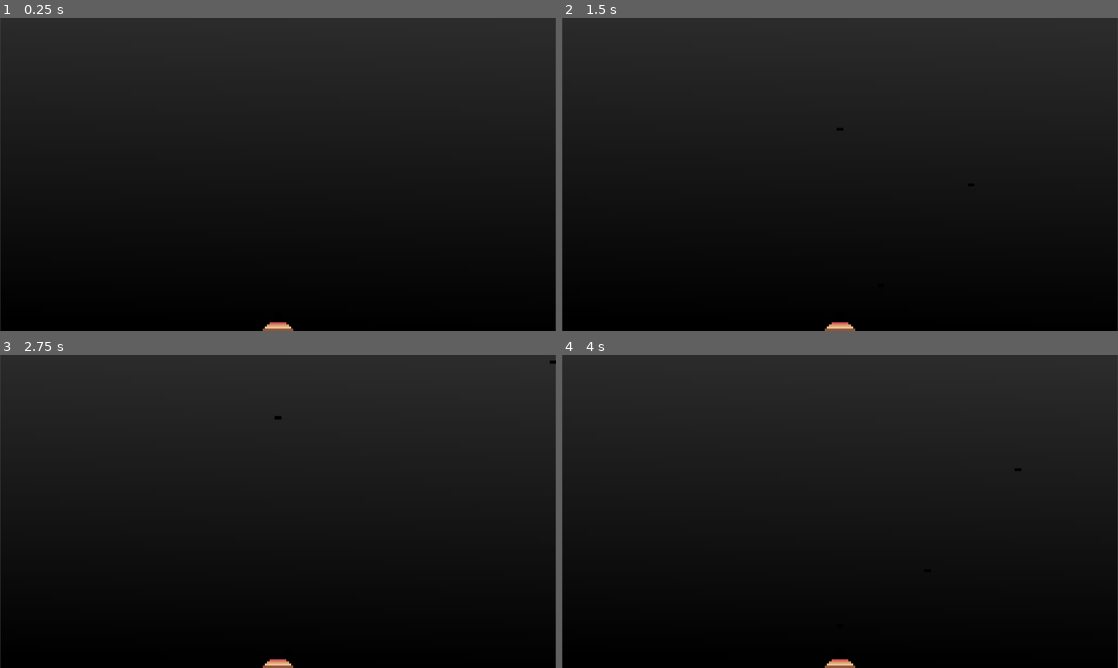
Above: before the commit, frames 1-4 (two rows, left to right).
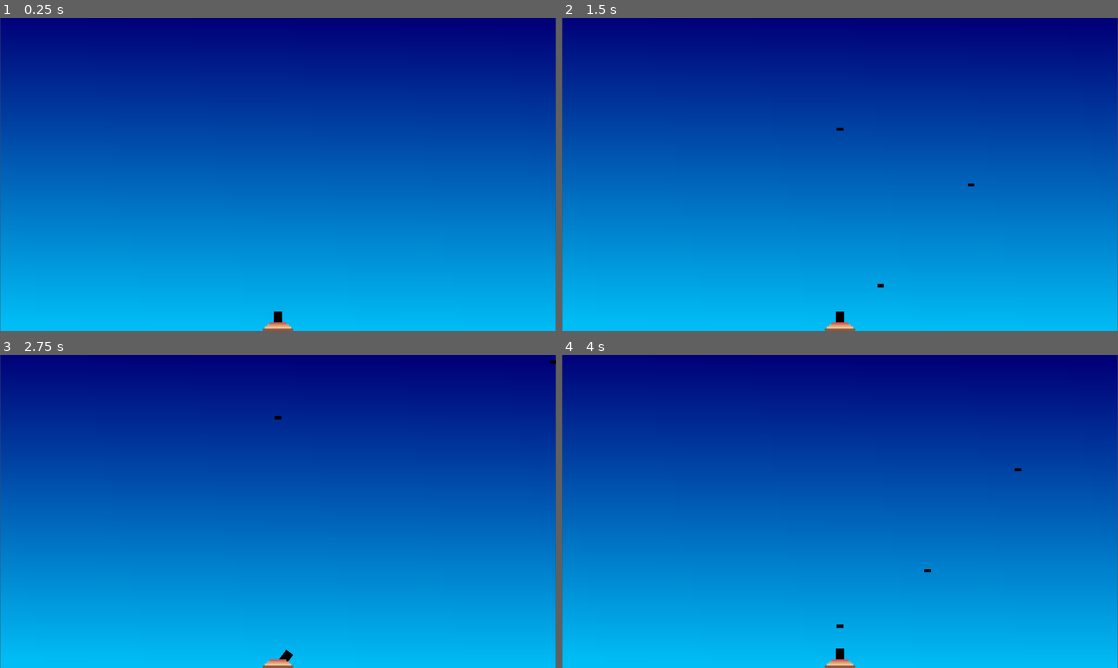
Above: after the commit, the same moments.

Repository: neonille/AirBattle
Game: Godot game, scene res://Scenes/main.tscn
The game is run twice, just before and just after one commit, with the same random seed, the same clock (stepped at 60 frames per second) and the same inputs.
Inputs:
- Up to frame 1 (0.25 s): no input
- Up to frame 2 (1.5 s): tap Enter (ui_accept) at 0.5, 0.77, 1.25 s; hold Right (ui_right) 0.53-1.28 s; hold Left (ui_left) from 1.28 s (still down)
- Up to frame 3 (2.75 s): tap Enter (ui_accept) at 1.52 s; release Left (ui_left) at 2.03 s; hold Right (ui_right) from 2.03 s (still down)
- Up to frame 4 (4 s): tap Enter (ui_accept) at 3.02, 3.5, 3.77 s; release Right (ui_right) at 3.53 s; hold Left (ui_left) from 3.53 s (still down)

The runs differ from the first frame. In frame 1, 100% of the frame differs, in the area x 0-100%, y 0-100%; in frame 2, 100%; in frame 3, 100%; in frame 4, 100%.

Commit message:
Remove modulate property from Sky node to ensure visibility

Diff:
--- a/Scenes/main.tscn
+++ b/Scenes/main.tscn
@@ -45,7 +45,6 @@
 zoom = Vector2(7.495, 7.495)
 
 [node name="Sky" type="TextureRect" parent="."]
-modulate = Color(1, 1, 1, 0)
 z_index = -1
 anchors_preset = -1
 anchor_right = 0.112167
